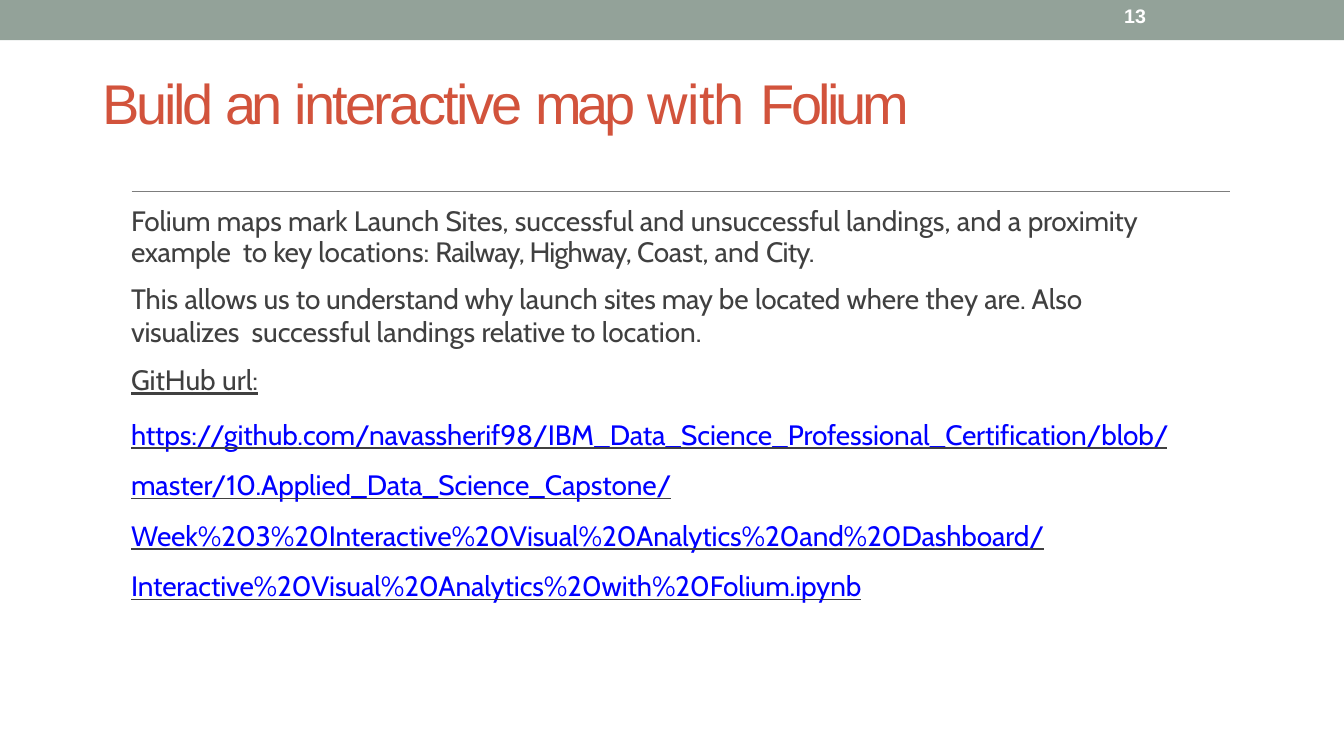
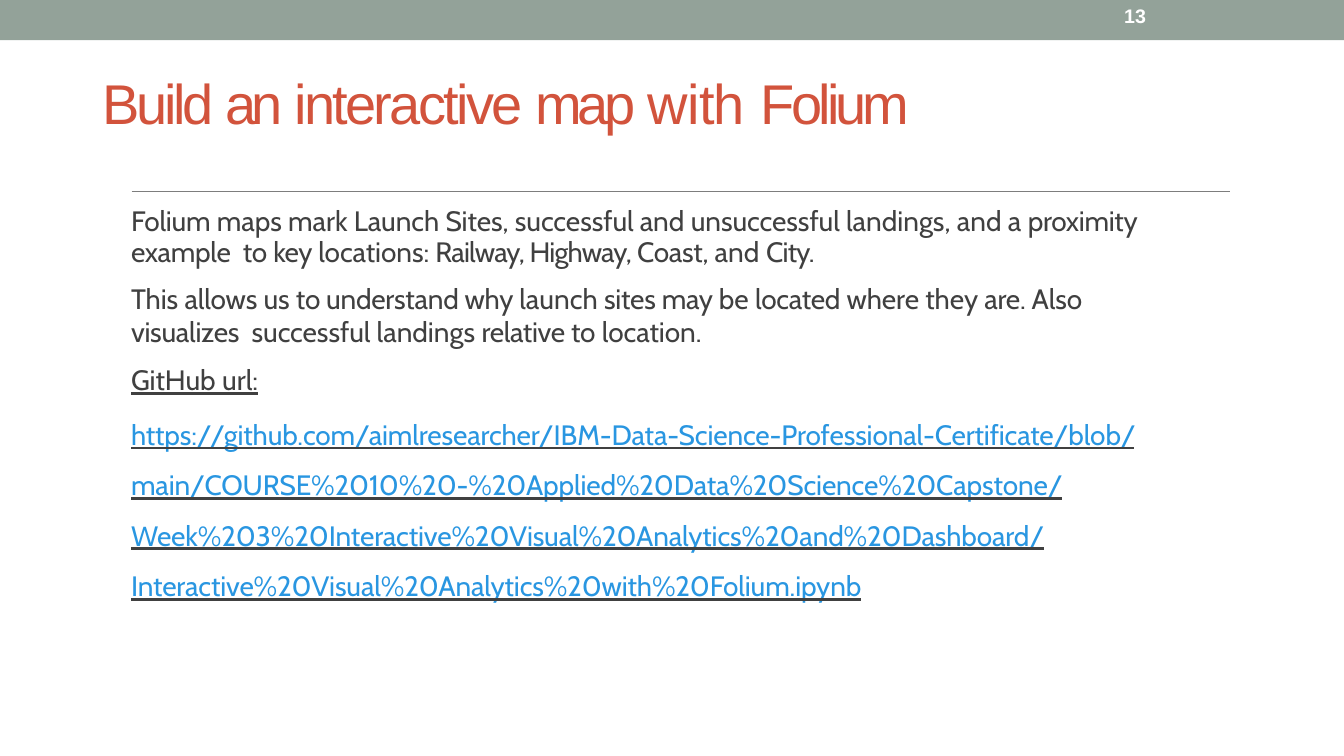
Before and after one commit to aimlresearcher/IBM-Data-Science-Professional-Certificate, a slide deck: slide 13 of COURSE 10 - Applied Data Science Capstone/Week 5 Present Your Data-Driven Insights/Data Science Journey.pptx. Drawn at 1344x756 pixels with LibreOffice and Linux fonts; fonts in the diff are those of the drawing. Boxes give left, top, right and bottom in pixels: in the first picture for what was removed or moved away, otherwise in the second. Text is boxed around its words. In the diff, an @@ line names an element or a change of style, - is before the commit and + after.

Commit message:
Data Science

```diff
--- a/COURSE 10 - Applied Data Science Capstone/Week 5 Present Your Data-Driven Insights/Data Science Journey.pptx
+++ b/COURSE 10 - Applied Data Science Capstone/Week 5 Present Your Data-Driven Insights/Data Science Journey.pptx
@@ text at bbox=[131, 424, 1136, 602]: text changed; text colour #0000FF to #2996E1 @@
-https://github.com/navassherif98/IBM_Data_Science_Professional_Certification/blob/master/10.Applied_Data_Science_Capstone/Week%203%20Interactive%20Visual%20Analytics%20and%20Dashboard/Interactive%20Visual%20Analytics%20with%20Folium.ipynb
+https://github.com/aimlresearcher/IBM-Data-Science-Professional-Certificate/blob/main/COURSE%2010%20-%20Applied%20Data%20Science%20Capstone/Week%203%20Interactive%20Visual%20Analytics%20and%20Dashboard/Interactive%20Visual%20Analytics%20with%20Folium.ipynb
```
Also in this commit, not shown: 9 other slides changed, 1 other file.
